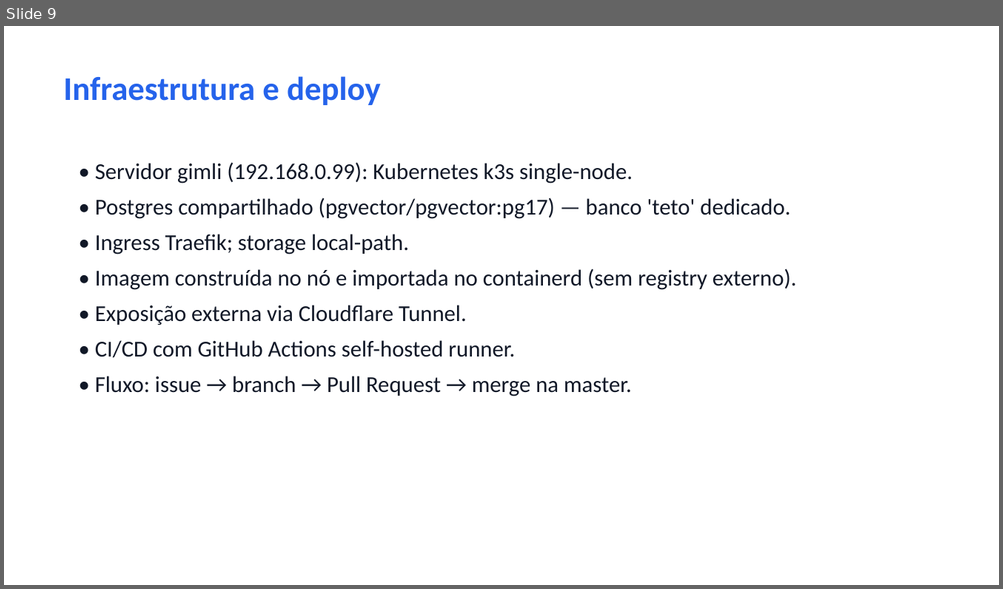
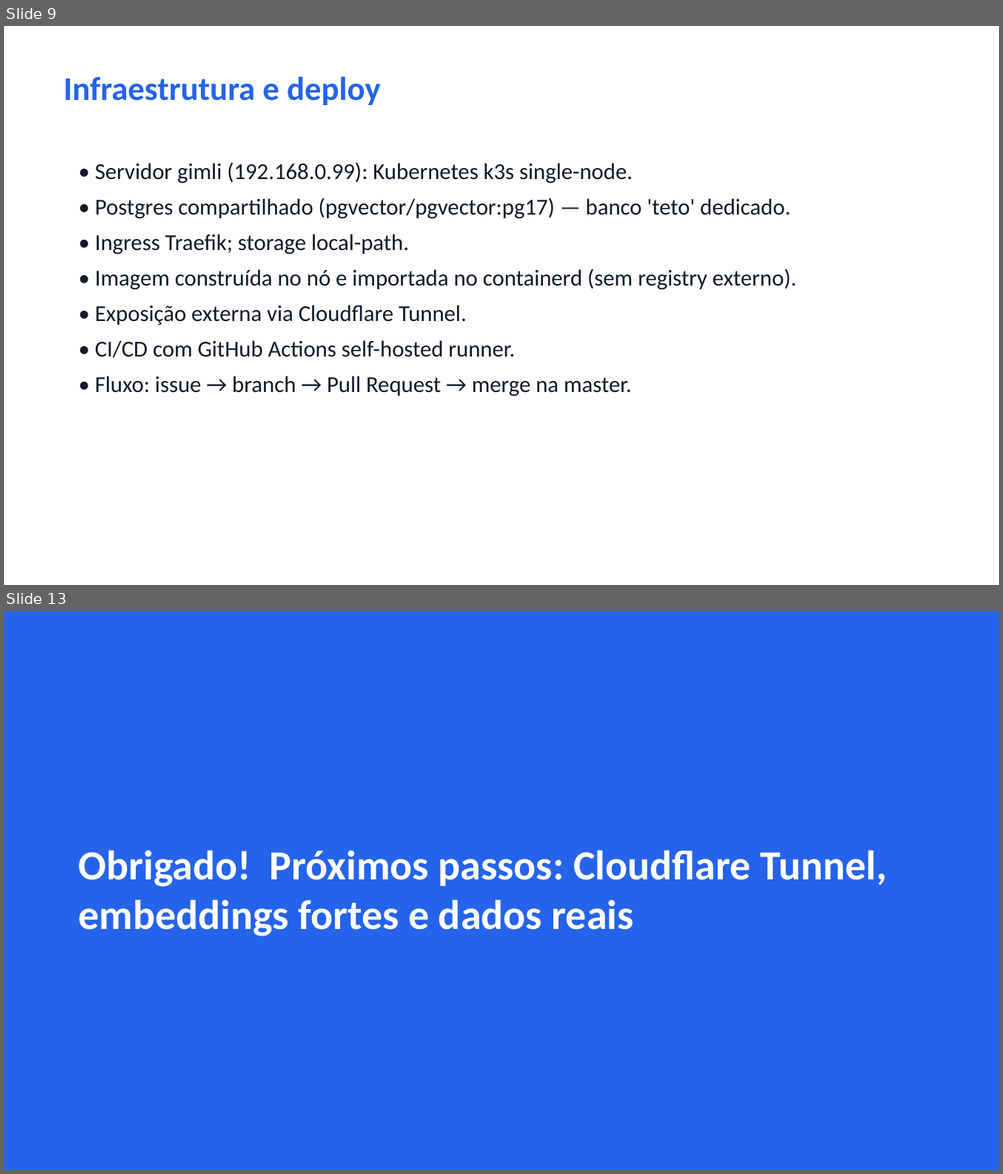
Before and after one commit to munifgebara/ceilingimagelocalization, a slide deck: docs/apresentacao/Localizacao-Indoor-Teto.pptx. Shown one above the other, each under a label of ours: slide 9 before the commit, slides 9 and 13 after it; the slides between them are not shown. The pictures are 1003x589 and 1003x1174 pixels, drawn with LibreOffice and Linux fonts; fonts in the diff are those of the drawing. Boxes give left, top, right and bottom in pixels: in the first picture for what was removed or moved away, otherwise in the second. Text is boxed around its words. In the diff, an @@ line names an element or a change of style, - is before the commit and + after.

```diff
--- a/docs/apresentacao/Localizacao-Indoor-Teto.pptx
+++ b/docs/apresentacao/Localizacao-Indoor-Teto.pptx
@@ slide 13 added at box(4, 611, 999, 1170), background #2563EB @@
@@ text added at box(79, 850, 886, 937), 40 pt, text #FFFFFF, bold @@
+Obrigado! Próximos passos: Cloudflare Tunnel, embeddings fortes e dados reais
```
Also in this commit, not shown: 2 slides changed, 1 other slide added, 1 slide removed, 1 other file.
